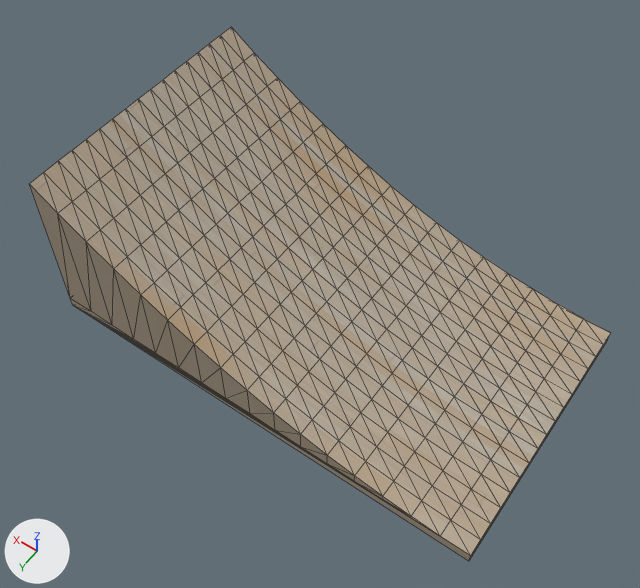
What one commit did to the OBJ model data/scene/@Tag.Ground.4/@Tag.Ground.4.obj.
Before and after are seen from a camera (50 mm lens) standing at (-50.8, 76.1, 123.9) and looking at (0.3, 4.5, 11.3). Every picture has the same lights, and +X, +Y and +Z are marked at lower left. Mesh edges are drawn as thin lines. Where no turn or scale is listed for an object, it has been applied to the vertices.

Objects in the first picture: 'GroundSlope.001'.
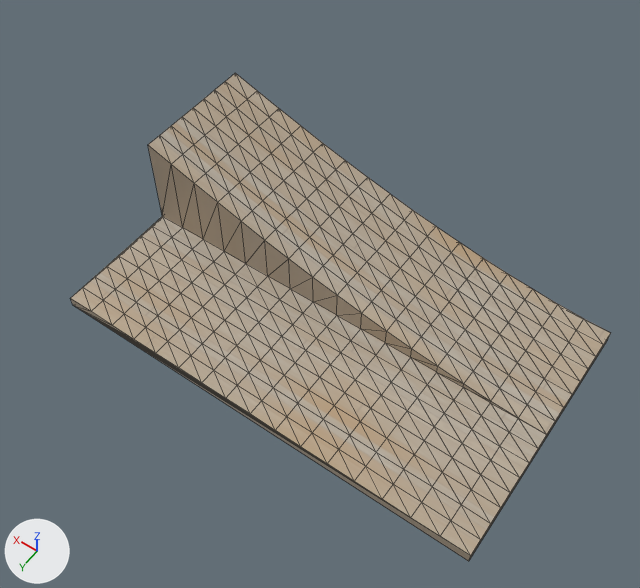
Changed parts and their boxes (x1, y1, x2, y2) in the pictures (640 x 588 px):
'GroundSlope.001', reshaped (7% narrower, 9% shorter)
    before: (29, 27, 611, 561)
    after: (71, 73, 611, 561)
part 1 of me_groundslope_001, cut back
    before: (29, 27, 545, 536)
    after: (71, 73, 545, 536)
part 2 of me_groundslope_001, surface changed
    both: (71, 299, 572, 537)

The change, as a diff of the scene's bpy script:
```diff
--- a/data/scene/@Tag.Ground.4/@Tag.Ground.4.obj.py
+++ b/data/scene/@Tag.Ground.4/@Tag.Ground.4.obj.py
@@ me_groundslope_001 @@
 # used by ob_groundslope_001; location = (0.0, 0.0, 0.0)
-me_groundslope_001.from_pydata(...)  # 357 vertices, 710 faces; spans x -40.0..40.0, y -24.0..24.0, z -1.0..29.1
+me_groundslope_001.from_pydata(...)  # 341 vertices, 678 faces; spans x -40.0..40.0, y -24.0..24.0, z -1.0..19.0
+# me_groundslope_001 part 1
+# 26 vertices are removed from x 30.0..40.0, y 0.0..24.0, z 22.5..29.1
+# 72 faces are deleted
+# 9 vertices in x 5.0, y -24.0..0.0, z 9.9 move by (0.0, 0.0, -2.1)
+# 9 vertices in x 0.0, y -24.0..0.0, z 8.0 move by (0.0, 0.0, -1.4)
+# 9 vertices in x -5.0, y -24.0..0.0, z 6.4 move by (0.0, 0.0, -1.0)
+# 9 vertices in x -15.0, y -24.0..0.0, z 3.8 move by (0.0, 0.0, -0.3)
+# 9 vertices in x -20.0, y -24.0..0.0, z 2.8 move by (0.0, 0.0, -0.1)
+# 9 vertices in x 25.0, y -24.0..0.0, z 19.5 move by (0.0, 0.0, -5.7)
+# 173 vertices move from x -40.0..40.0, y -24.0..24.0, z 1.0..29.1 to x -35.0..40.0, y -24.0..21.0, z 1.0..19.0
+# 2 vertices are added at (35.0, 0.0, 17.2), (40.0, 0.0, 19.0)
+# 8 new vertices lie (-5.0, 0.0, 0.0) away from vertices in x 40.0, y 0.0..21.0, z 1.0
+# 40 new faces join them
+# me_groundslope_001 part 2: 638 kept faces spanning x -40.0..40.0, y -24.0..24.0, z -1.0..19.0 get new texture (UV) coordinates
 me_groundslope_001.materials.append(mat_woodenfloor)
```
